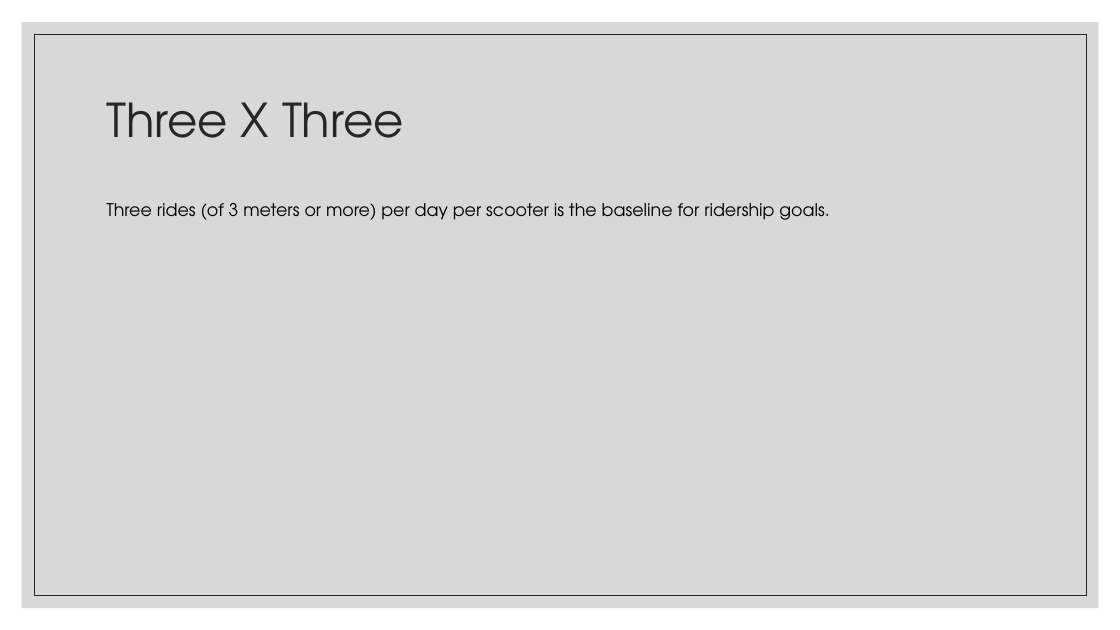
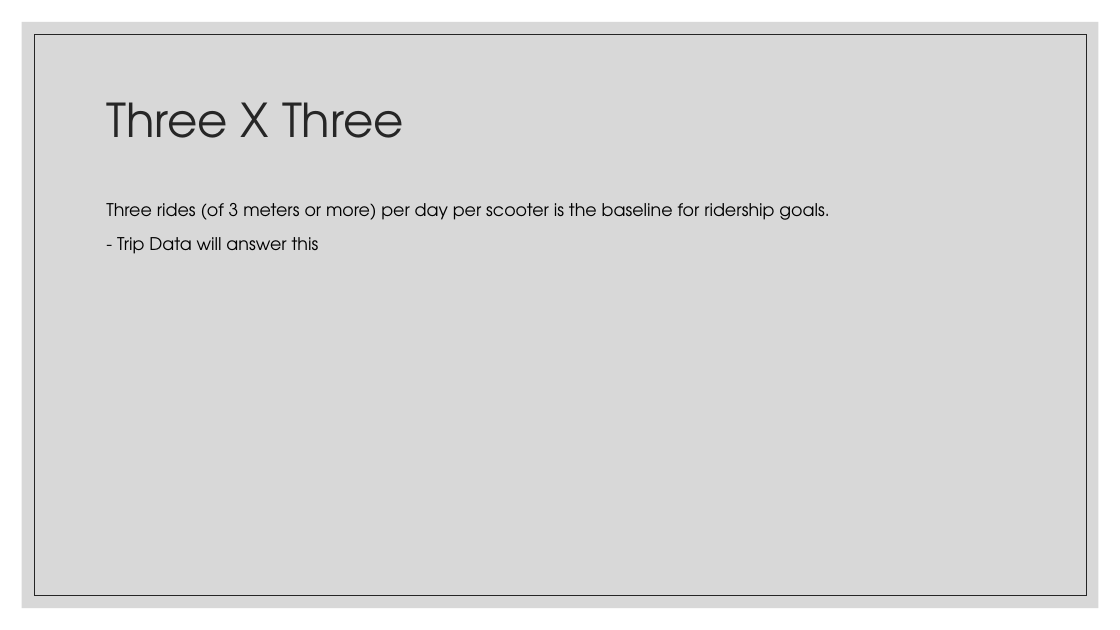
Before and after one commit to jojuka/nashville-scooters-scooter-snatchers, a slide deck: slide 10 of presentation.pptx (slide 4 before the commit). Drawn at 1120x630 pixels with LibreOffice and Linux fonts; fonts in the diff are those of the drawing. Boxes give left, top, right and bottom in pixels: in the first picture for what was removed or moved away, otherwise in the second. Text is boxed around its words. In the diff, an @@ line names an element or a change of style, - is before the commit and + after.

```diff
--- a/presentation.pptx
+++ b/presentation.pptx
@@ text at (x1=117, y1=237, x2=319, y2=254): paragraph added @@
+- Trip Data will answer this
```
Also in this commit, not shown: 2 other slides changed, 3 slides added, 3 slides removed, 1 other file.
